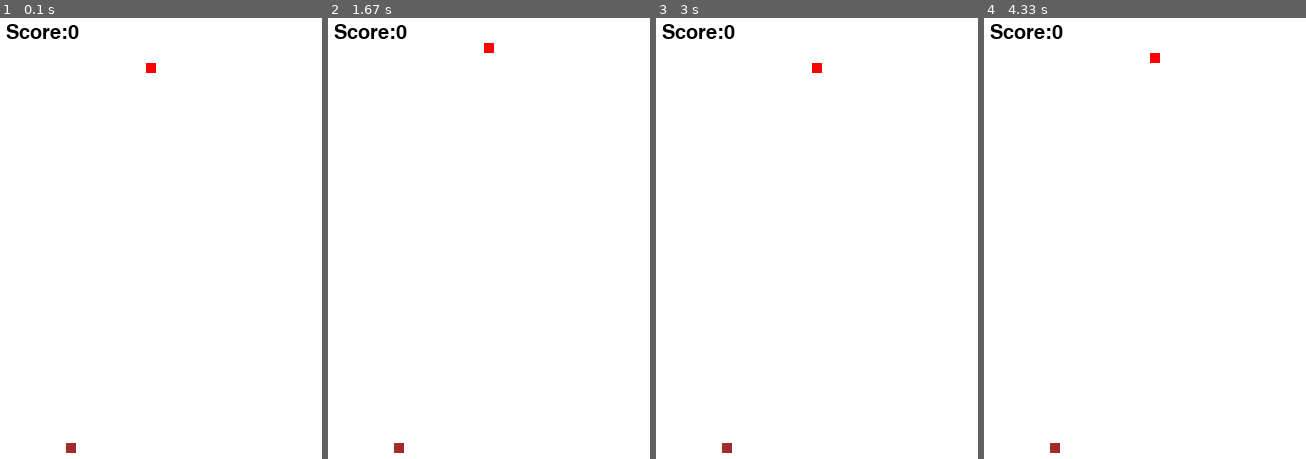
Above: before the commit, frames 1-4 (left to right).
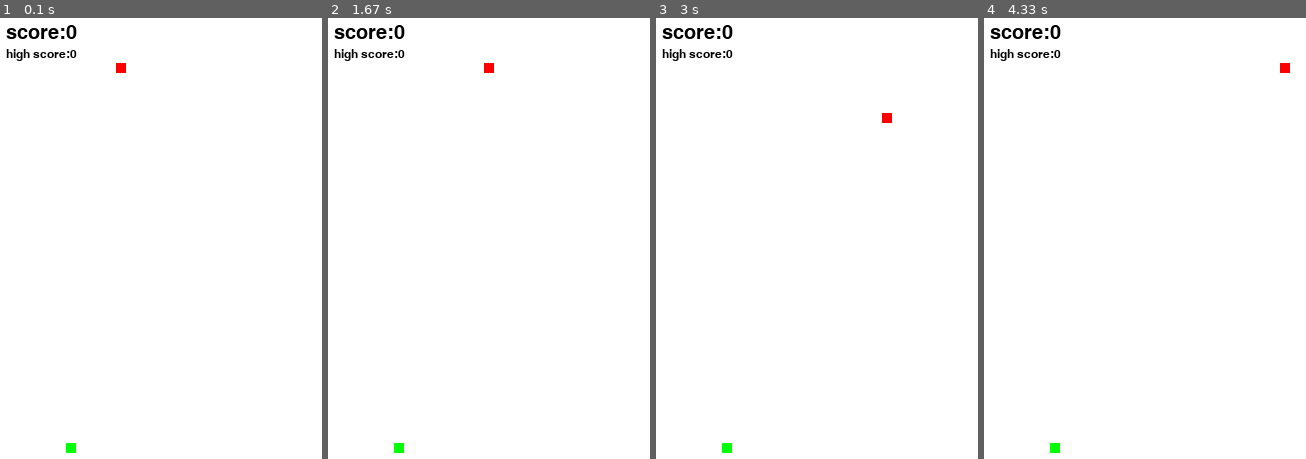
Above: after the commit, the same moments.

Repository: manickprime/pygame
Game: pygame game, started from slither/new.py
Same seed, same stepped clock (60 frames per second), same inputs: the game is played once before the commit and once after it.
Inputs:
- Up to frame 1 (0.1 s): no input
- Up to frame 2 (1.67 s): hold Up 0.83-1.3 s; hold Right from 1.33 s (still down)
- Up to frame 3 (3 s): release Right at 1.8 s; hold Down 2.4-2.7 s; hold Left from 2.73 s (still down)
- Up to frame 4 (4.33 s): release Left at 3.13 s; hold Up 3.17-3.53 s; hold Right 3.57-4.2 s; hold Down from 4.23 s (still down)

The runs differ from the first frame. In frame 1, 0.9% of the frame differs, in the area x 1-49%, y 1-99%; in frame 2, 0.9%; in frame 3, 0.9%; in frame 4, 0.9%.

Commit message:
added auto-motion in slither game.
now the snake moves without having to press the arrow key,the user only have to change the direction of it's movement.

Diff:
--- a/slither/new.py
+++ b/slither/new.py
@@ -1,8 +1,10 @@
 import pygame
-import sys,random,time
+import random,time
 
 pygame.init()
 
+
+#setting the screen
 screen = pygame.display.set_mode((720,460))
 pygame.display.set_caption('snake game')
 
@@ -11,18 +13,13 @@
 green = pygame.Color(0, 255, 0) #snake
 black = pygame.Color(0, 0, 0) #score
 white = pygame.Color(255, 255, 255) #background
-brown = pygame.Color(165, 42, 42) #food
 
 running = True
 
-
-#fpsController = pygame.time.Clock()
-
-
 #snake's positions
 snakePos = [100,50]
-snakeBody=[[100,50]]#,[90,50],[80,50]]
-initial=[[100,50]]#,[90,50],[80,50]]
+snakeBody=[[100,50]]
+initial=[[100,50]]
 
 
 #apple's position
@@ -34,12 +31,20 @@
 changeto = direction
 
 score_value = 0
+high_score = 0
 font = pygame.font.Font('freesansbold.ttf',20)
-gameExit = False
+highScoreFont = pygame.font.Font('freesansbold.ttf',12)
+
+clock = pygame.time.Clock()
 
 def show_score():
-    score = font.render("Score:"+str(score_value),True,black   )
+    score = font.render("score:"+str(score_value),True,black)
     screen.blit(score,(10,10))
+
+#optional
+def show_hscore():
+    score = highScoreFont.render("high score:"+str(high_score),True,black)
+    screen.blit(score,(10,35))#adding font size to the score's x coordinate
 
 def restart():
     snakeBody.clear()
@@ -53,9 +58,12 @@
 while running:
     grow=0
     screen.fill(white)
+
     for event in pygame.event.get():
+
         if event.type == pygame.QUIT:
             running = False
+
         elif event.type == pygame.KEYDOWN:
             if event.key == pygame.K_RIGHT:
                 changeto = 'RIGHT'
@@ -66,10 +74,6 @@
             if event.key == pygame.K_DOWN:
                 changeto = 'DOWN'
 
-
-
-
-
         if changeto == 'RIGHT' and not direction == 'LEFT':
             direction = 'RIGHT'
         if changeto == 'LEFT' and not direction == 'RIGHT':
@@ -79,52 +83,60 @@
         if changeto == 'DOWN' and not direction == 'UP':
             direction = 'DOWN'
 
-        if direction == 'RIGHT':
-            snakePos[0] += 10
-        if direction == 'LEFT':
-            snakePos[0] -= 10
-        if direction == 'UP':
-            snakePos[1] -= 10
-        if direction == 'DOWN':
-            snakePos[1] += 10
+    if direction == 'RIGHT':
+        snakePos[0] += 10
+    if direction == 'LEFT':
+        snakePos[0] -= 10
+    if direction == 'UP':
+        snakePos[1] -= 10
+    if direction == 'DOWN':
+        snakePos[1] += 10
 
 
-        snakeBody.insert(0,list(snakePos))
-        if snakePos[0] == foodPos[0] and snakePos[1] == foodPos[1]:
-            foodSpawn = False
-            score_value+=1
-        else:
-            snakeBody.pop()
+    snakeBody.insert(0,list(snakePos))
+    if snakePos[0] == foodPos[0] and snakePos[1] == foodPos[1]:
+        foodSpawn = False
+        score_value+=1
+    else:
+        snakeBody.pop()
 
 
-        if foodSpawn == False:
-            foodPos = [random.randrange(1,72)*10,random.randrange(1,46)*10]
-            foodSpawn = True
+    #generating new food
+    if foodSpawn == False:
+        foodPos = [random.randrange(1,72)*10,random.randrange(1,46)*10]
+        foodSpawn = True
 
-        #checking it's not eating itself
-        for block in snakeBody[1:]:
-            if snakePos[0] == block[0] and snakePos[1] == block[1]:
-                restart()
-                score_value=0
-
-        #checking if it stays in the screen
-        if snakePos[0] > 710 or snakePos[0] < 0:
+    #checking it's not eating itself
+    for block in snakeBody[1:]:
+        if snakePos[0] == block[0] and snakePos[1] == block[1]:
             restart()
+            direction = 'RIGHT'
+            high_score = score_value
             score_value=0
 
-        if snakePos[1] > 450 or snakePos[1] < 0:
-            restart()
-            score_value=0
+    #checking if it stays in the screen
+    if snakePos[0] > 710 or snakePos[0] < 0:
+        restart()
+        direction = 'RIGHT'
+        score_value=0
 
-
-
-
+    if snakePos[1] > 450 or snakePos[1] < 0:
+        restart()
+        direction = 'RIGHT'
+        score_value=0
 
 
     #displaying the snake
     for pos in snakeBody:
         pygame.draw.rect(screen,red,pygame.Rect(pos[0],pos[1],10,10))
 
-    pygame.draw.rect(screen, brown, pygame.Rect(foodPos[0],foodPos[1],10,10))
+    #drawing the snake in the screen
+    pygame.draw.rect(screen, green, pygame.Rect(foodPos[0],foodPos[1],10,10))
     show_score()
+    if score_value>=high_score:
+        high_score=score_value
+    show_hscore()
     pygame.display.update()
+    #choose the speed of the snake
+    #larger number = more speed
+    clock.tick(15)
